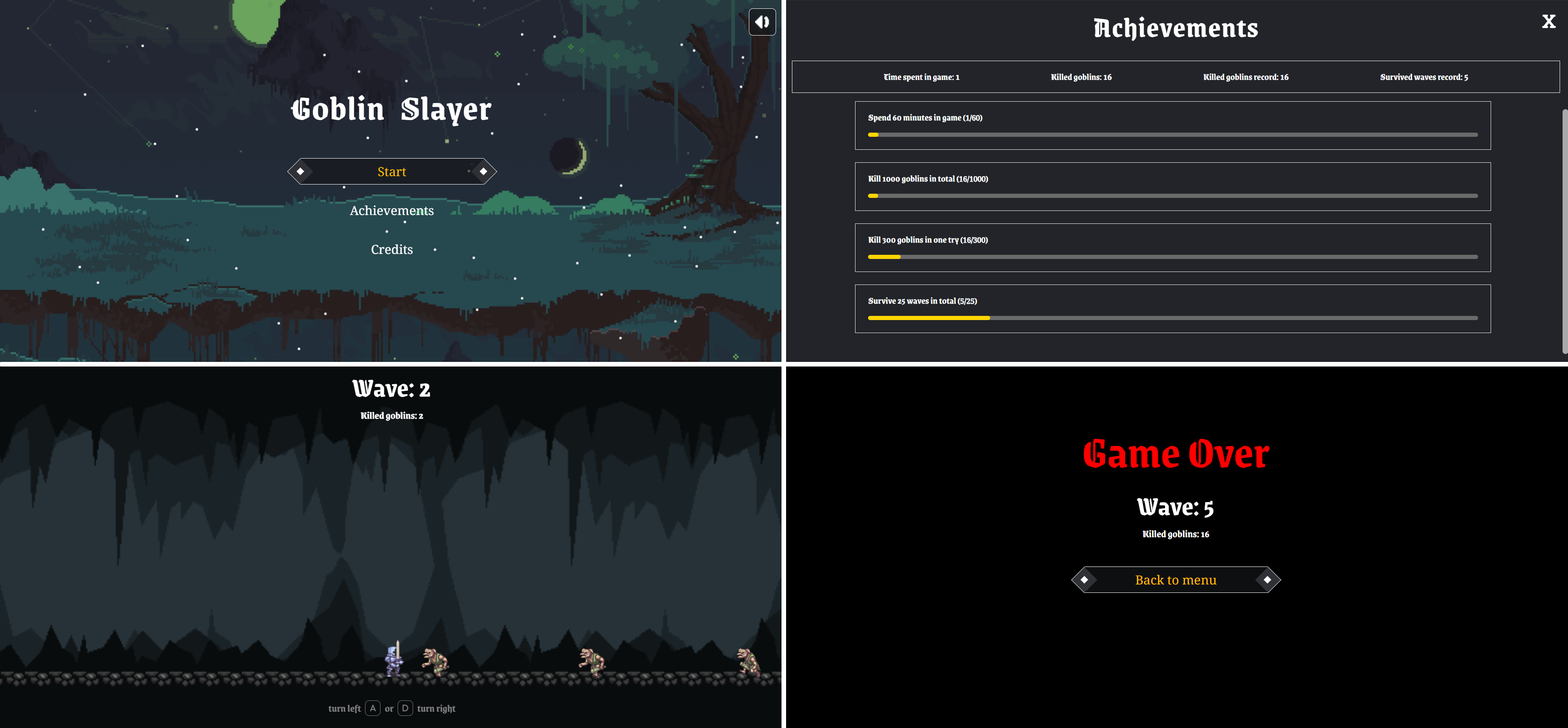
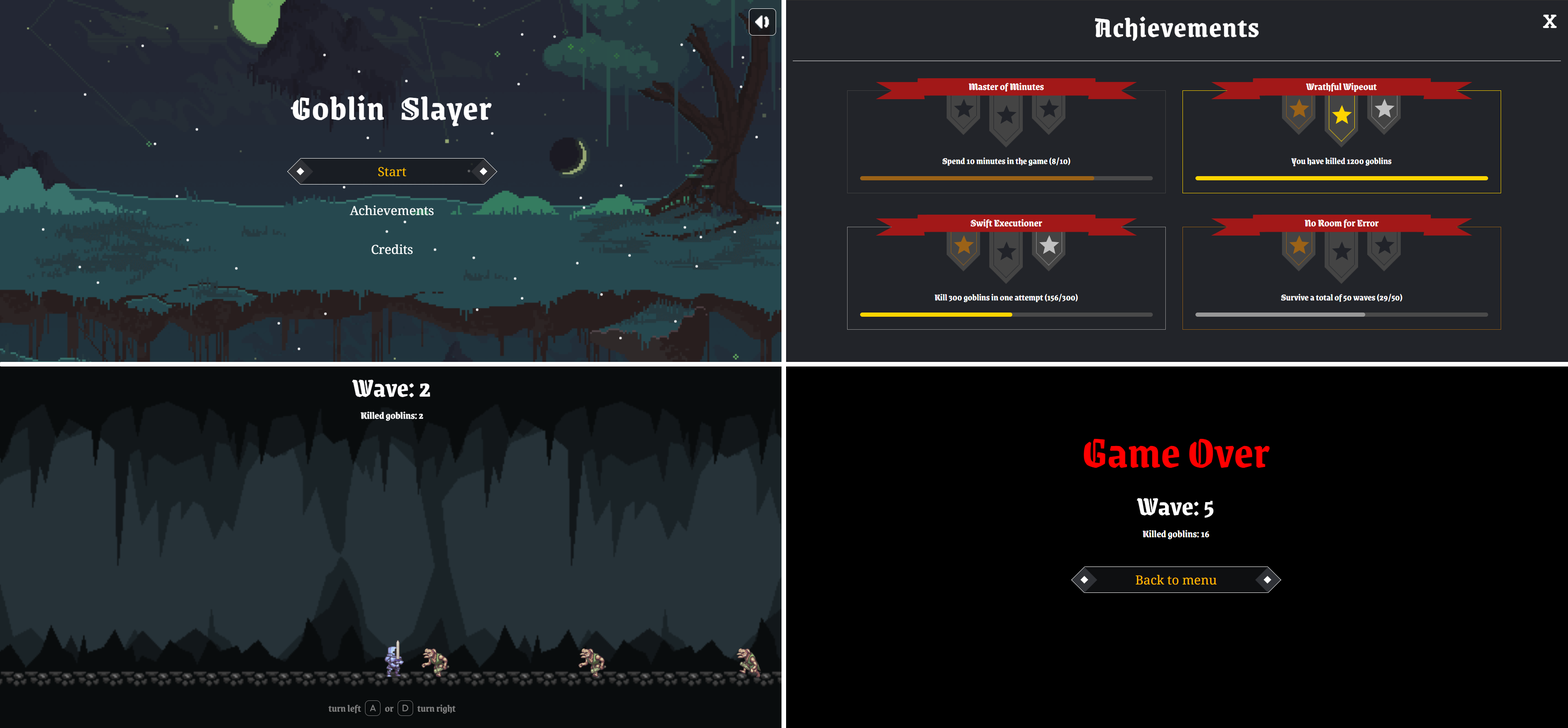
Revision of a layered 1568×728 image; what changed, layer by layer:
added layer "achievements.png #1" above "in_game.png" over 791, 14, 1568, 354
